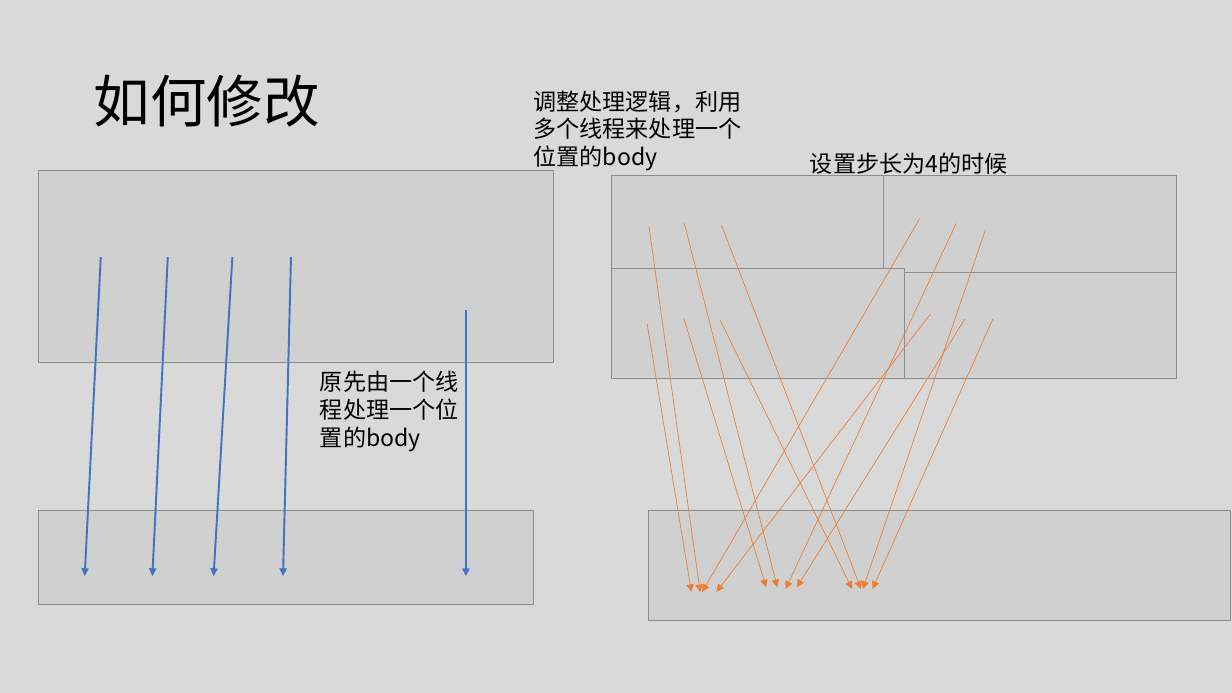
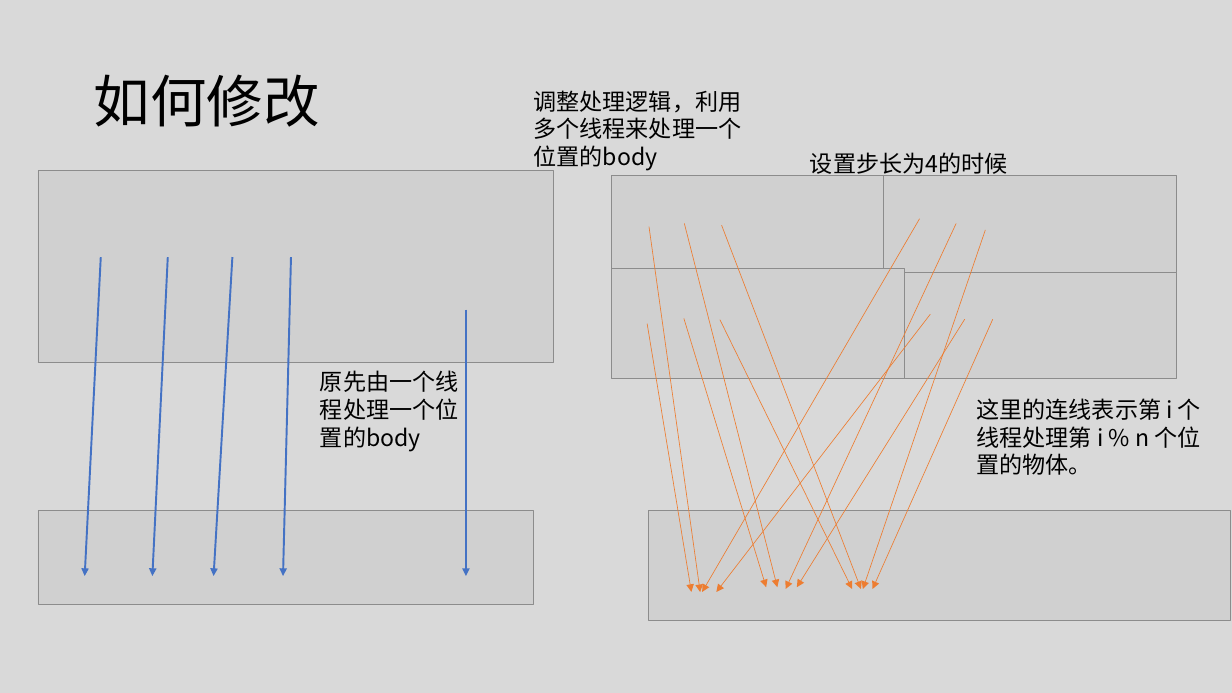
Before and after one commit to AlexZFX/cuda-nbody, a slide deck: slide 7 of ppt/Cuda-nbody 优化思路.pptx. Drawn at 1232x693 pixels with LibreOffice and Linux fonts; fonts in the diff are those of the drawing; grey boxes stand for pictures. Boxes give left, top, right and bottom in pixels: in the first picture for what was removed or moved away, otherwise in the second. Text is boxed around its words. In the diff, an @@ line names an element or a change of style, - is before the commit and + after.

Commit message:
修改了ppt

```diff
--- a/ppt/Cuda-nbody 优化思路.pptx
+++ b/ppt/Cuda-nbody 优化思路.pptx
@@ text added at (976,398,1201,475), 18 pt, text #000000 @@
+这里的连线表示第 i 个线程处理第 i % n 个位置的物体。
```
Also in this commit, not shown: 5 other slides changed, 4 slides added.
